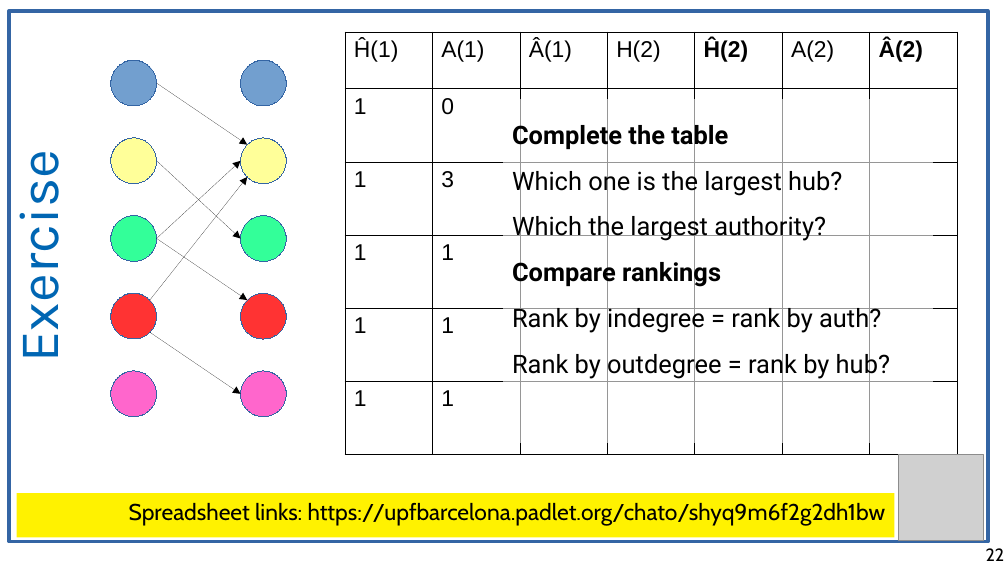
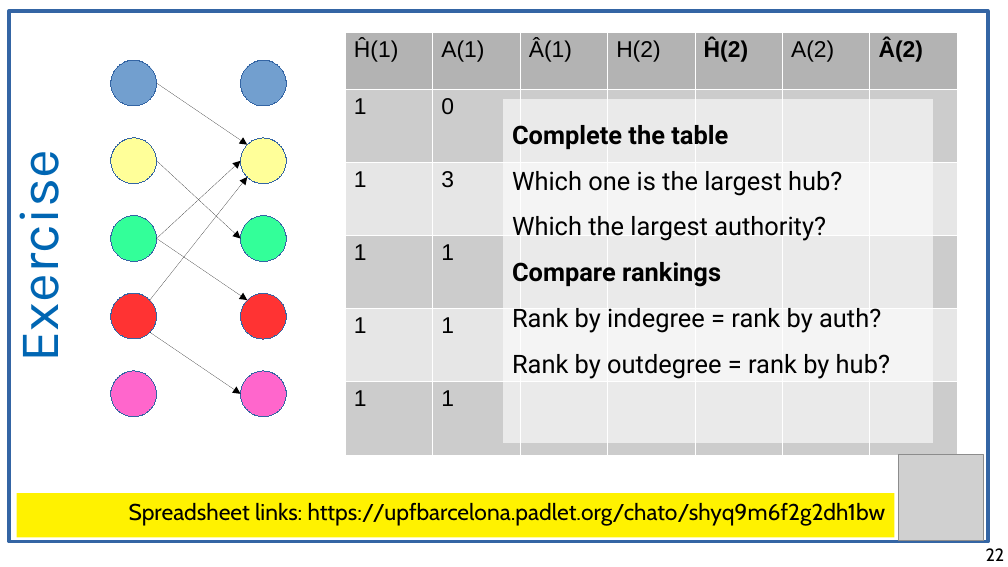
Before and after one commit to chatox/networks-science-course, a slide deck: slide 22 of theory/odp/tt08-hubs_authorities.odp. Drawn at 1008x567 pixels with LibreOffice and Linux fonts; fonts in the diff are those of the drawing; grey boxes stand for pictures. Boxes give left, top, right and bottom in pixels: in the first picture for what was removed or moved away, otherwise in the second. Text is boxed around its words. In the diff, an @@ line names an element or a change of style, - is before the commit and + after.

```diff
--- a/theory/odp/tt08-hubs_authorities.odp
+++ b/theory/odp/tt08-hubs_authorities.odp
@@ table at <box>345,32,960,455</box> @@
@@ fill none to #B3B3B3 in row 1 @@
@@ fill none to #CCCCCC in 6 cells @@
@@ fill none to #E6E6E6 in 4 cells @@
@@ borders changed @@
@@ rectangle "Complete the table Which one ...": place and size @@
-rectangle "Complete the table Which one ..." at <box>512,121,890,378</box>
+rectangle "Complete the table Which one ..." at <box>503,100,933,444</box>
```
Also in this commit, not shown: 18 other slides changed, 3 slides added, 3 slides removed, 3 other files.
